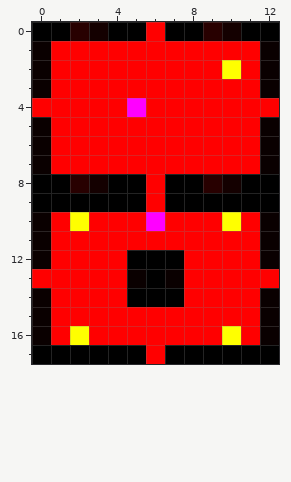
One commit to this pixel-art sprite: RogueLike/graphics/rooms.png. The picture above was drawn from the file before the commit.
The file is 13x18 pixels.
Now the later version:
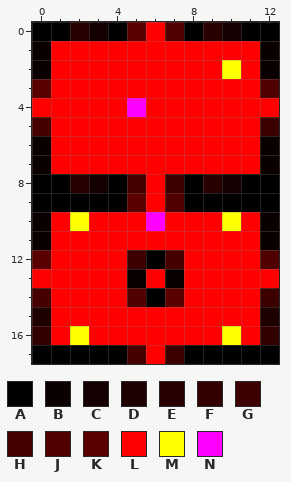
Palette (. is transparent): A #000000  B #0a0000  C #140000  D #1e0000  E #280000  F #320000  G #3c0000  H #460000  J #500000  K #5a0000  L #ff0000  M #ffff00  N #ff00ff
The commit says: * Made rooms more beautiful by implementing 4 additional wall types
Edits made:
The author changed colour B to colour D in row 15 at x 0 and 12.
The author changed colour B to colour F in row 16 at x 0 and 12.
The author changed colour A to colour G in row 8 at x 7; in row 12 at x 5; in row 17 at x 7.
The author changed colour B to colour G in row 5 at x 12; in row 14 at x 12.
The author changed colour A to colour H in row 8 at x 5; in row 12 at x 7; in row 17 at x 5.
The author changed colour B to colour H in row 5 at x 0; in row 14 at x 0.
The author changed colour A to colour J in row 0 at x 7; in row 9 at x 7; in row 14 at x 5.
The author changed colour B to colour J in row 3 at x 12; in row 12 at x 12.
The author changed colour A to colour K in row 0 at x 5; in row 9 at x 5; in row 14 at x 7.
The author changed colour B to colour K in row 3 at x 0; in row 12 at x 0.
The author changed colour A to colour L in row 13 at x 6.
